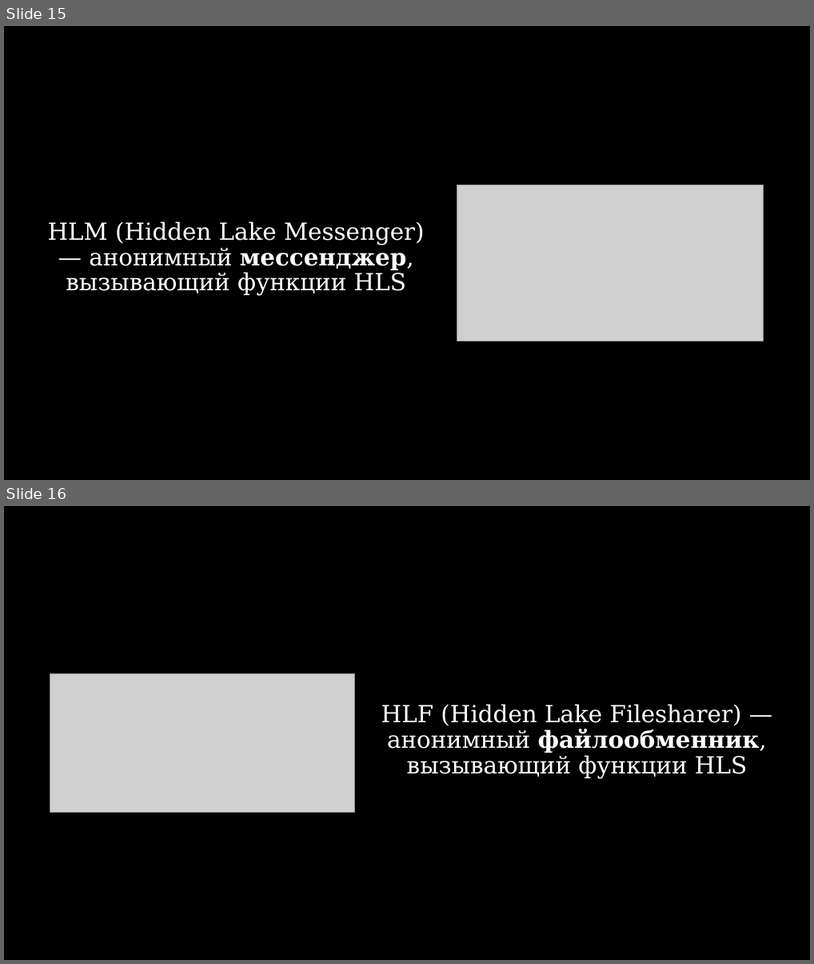
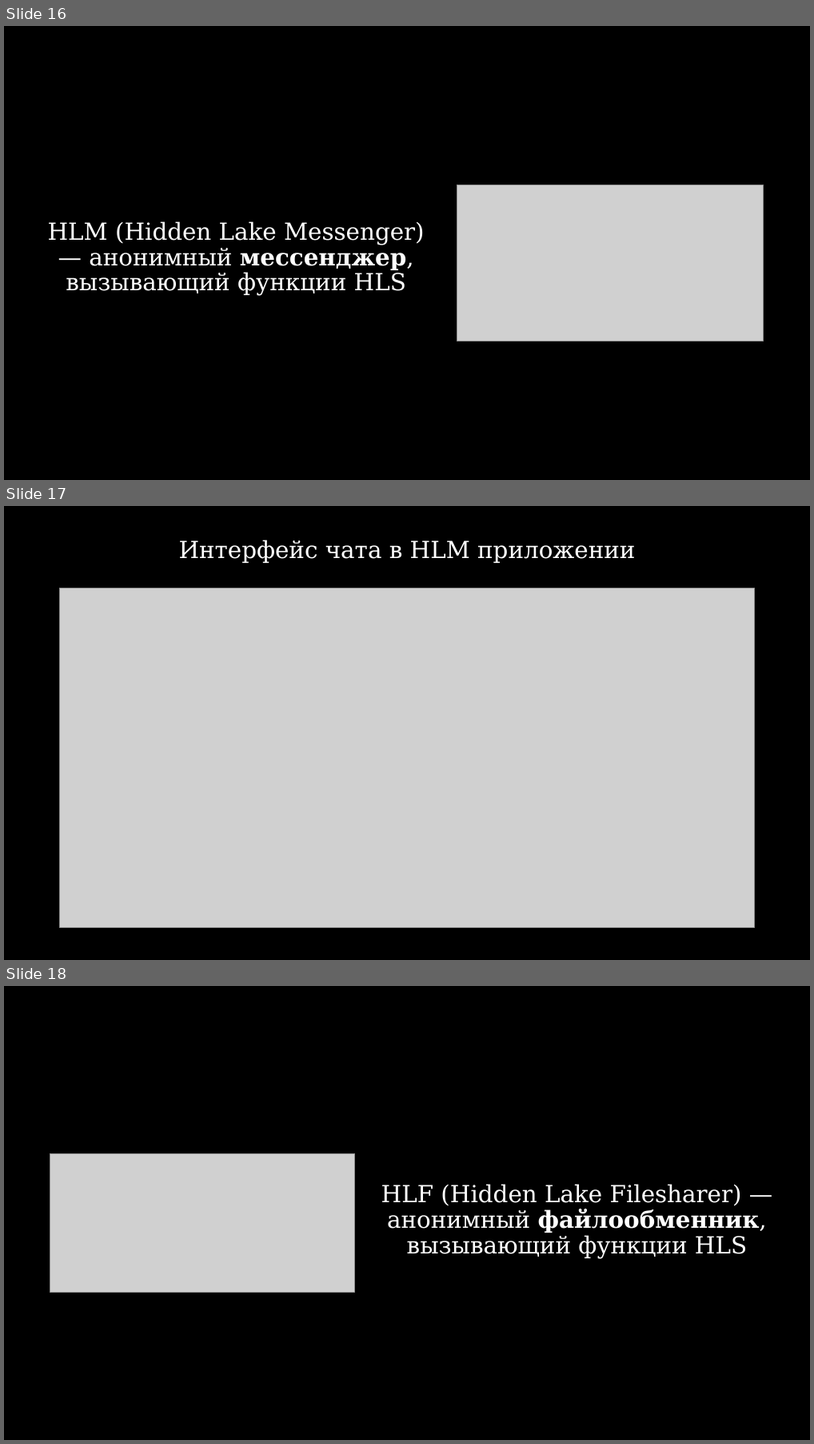
Before and after one commit to number571/go-peer, a slide deck: docs/hidden_lake_anonymous_network_view.pptx. Shown one above the other, each under a label of ours: slides 15 and 16 before the commit, slides 16, 17 and 18 after it. The pictures are 814x964 and 814x1444 pixels, drawn with LibreOffice and Linux fonts; fonts in the diff are those of the drawing; grey boxes stand for pictures. Boxes give left, top, right and bottom in pixels: in the first picture for what was removed or moved away, otherwise in the second. Text is boxed around its words. In the diff, an @@ line names an element or a change of style, - is before the commit and + after.

```diff
--- a/docs/hidden_lake_anonymous_network_view.pptx
+++ b/docs/hidden_lake_anonymous_network_view.pptx
@@ slide 17 added at [4,506,810,960], background #000000 @@
@@ text added at [179,540,635,563], 28 pt, text #FFFFFF @@
+Интерфейс чата в HLM приложении
@@ picture added at [60,588,755,927] @@
@@ what was slide 15 is now slide 16 @@
@@ what was slide 16 is now slide 18 @@
```
Also in this commit, not shown: 2 other slides added, 3 other files.
